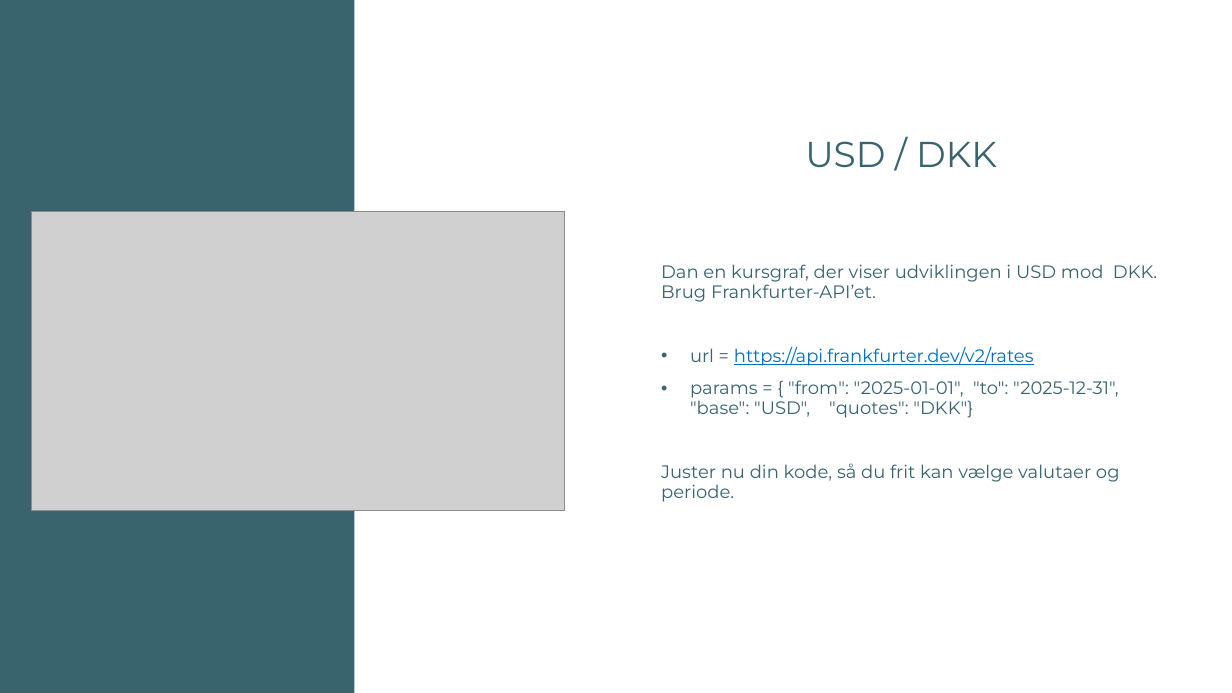
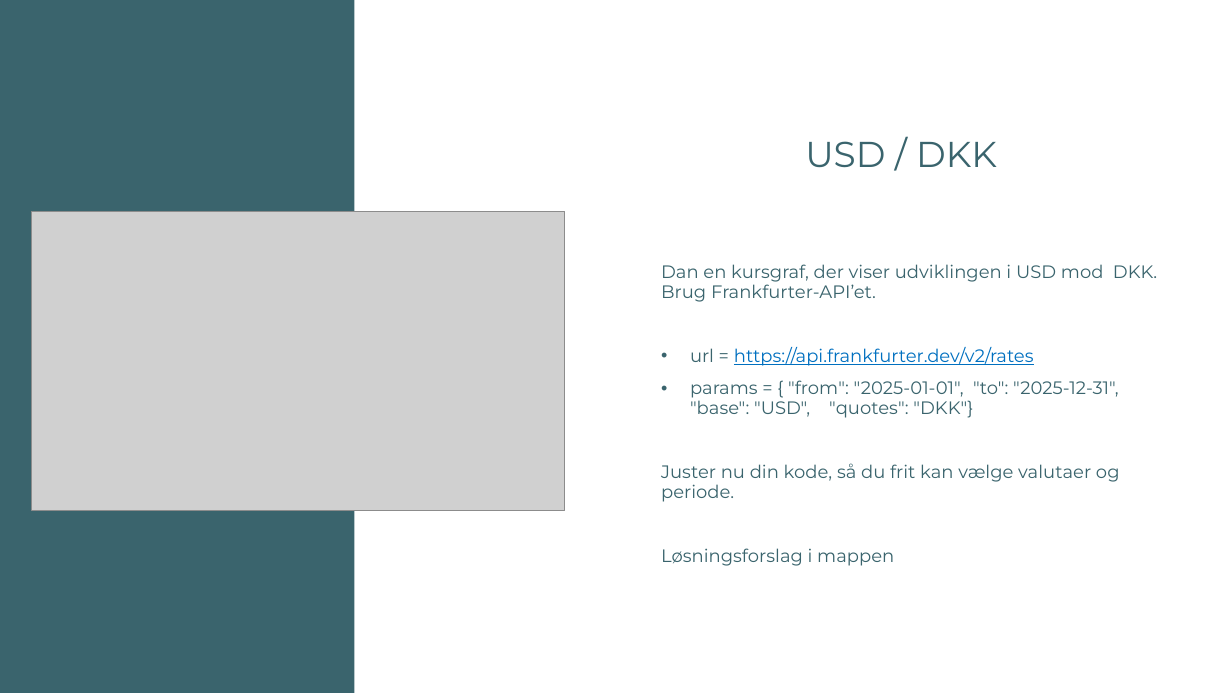
Before and after one commit to atal-eaaa/teknologi_data_integration, a slide deck: slide 2 of lektion_12/E26TDIN-12 Hjemmeopgave.pptx. Drawn at 1232x693 pixels with LibreOffice and Linux fonts; fonts in the diff are those of the drawing; grey boxes stand for pictures; background and template pictures are left out. Boxes give left, top, right and bottom in pixels: in the first picture for what was removed or moved away, otherwise in the second. Text is boxed around its words. In the diff, an @@ line names an element or a change of style, - is before the commit and + after.

Commit message:
Løsningsforslag til hjemmeopgave, lektion 12

```diff
--- a/lektion_12/E26TDIN-12 Hjemmeopgave.pptx
+++ b/lektion_12/E26TDIN-12 Hjemmeopgave.pptx
@@ text at [661, 548, 894, 566]: paragraph added @@
+Løsningsforslag i mappen
```
